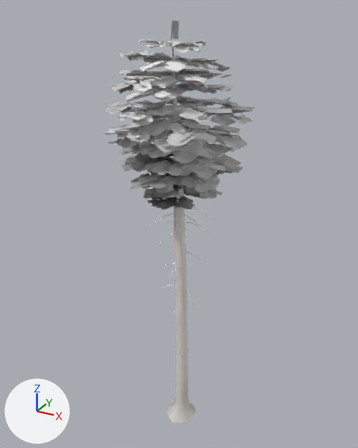
A saved change to the glTF model nuri/public/models/trees/pine_0_lod1.glb.
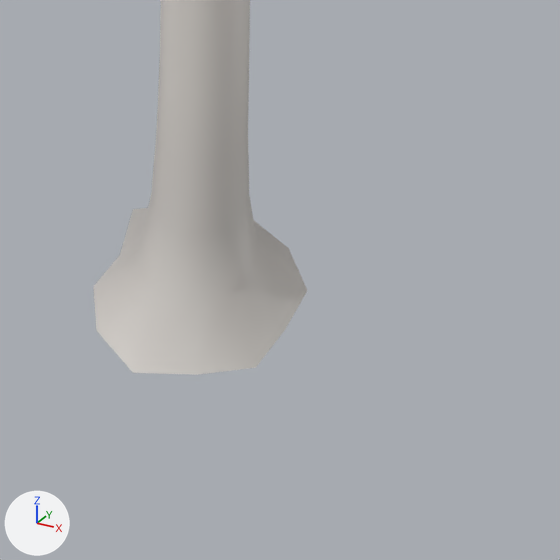
Each version appears first whole from a 50 mm camera at (11.82, -21.74, 23.81) aimed at (-0.48, 0.63, 12.63), and next in a close-up on the part from 43% to 64% of the width and 83% to 100% of the height. Arrows for +X, +Y and +Z are at lower left; the lights stay in place. The last two pictures show the newer version. Vertices at exactly the same position are counted once.

Script lines for the objects in view, before the commit:
```python
me_pine0_bark = bpy.data.meshes.new('pine0_bark')
me_pine0_bark.from_pydata(...)  # 2160 vertices, 3268 faces; spans x -3.4..2.6, y -3.0..2.8, z -0.3..22.7
me_pine0_bark.materials.append(mat_defaultmaterial)
ob_pine0_bark = bpy.data.objects.new('pine0_bark', me_pine0_bark)
ob_pine0_bark.location = (0.0, 0.0, 0.0)
```
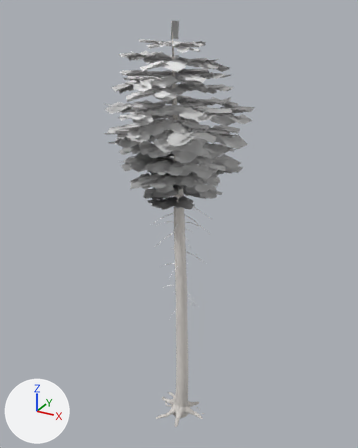
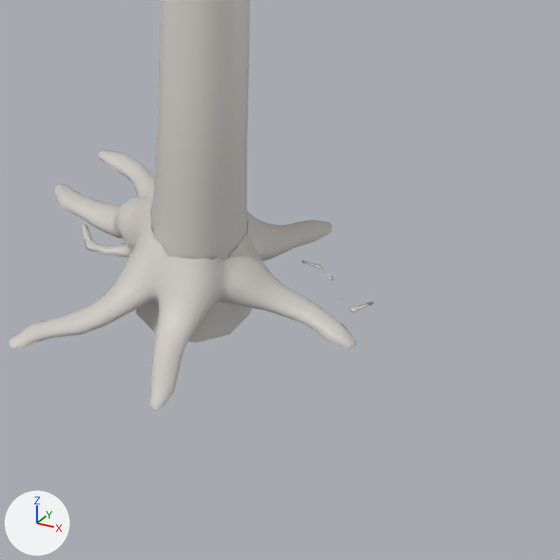
What differs and where, as boxes (x1, y1, x2, y2) in the close-ups (560 x 560 px):
'pine0_bark', reshaped: before (93, 0, 307, 375); after (9, 0, 374, 409)
part 1 of me_pine0_bark, added: after (349, 302, 374, 313)
part 2 of me_pine0_bark, reshaped: before (94, 196, 307, 375); after (9, 150, 356, 409)
part 3 of me_pine0_bark, recoloured: before (93, 221, 288, 364); after (136, 304, 250, 334)

The change, as a diff of the scene's bpy script:
```diff
--- a/nuri/public/models/trees/pine_0_lod1.glb.py
+++ b/nuri/public/models/trees/pine_0_lod1.glb.py
@@ me_pine0_bark @@
 # used by ob_pine0_bark; location = (0.0, 0.0, 0.0)
-me_pine0_bark.from_pydata(...)  # 2160 vertices, 3268 faces; spans x -3.4..2.6, y -3.0..2.8, z -0.3..22.7
+me_pine0_bark.from_pydata(...)  # 3503 vertices, 5510 faces; spans x -3.4..2.6, y -3.0..2.8, z -0.3..22.7
+# me_pine0_bark part 1: a new loose piece of 13 vertices spanning x 1.4..1.6, y 0.2..0.4, z 0.0, in mat_defaultmaterial
+# me_pine0_bark part 2: 21 vertices moved from x -0.9..0.9, y -1.1..1.0, z -0.3..0.2 to x -0.5..0.6, y -0.6..0.6, z -0.3..0.2; 1330 vertices added at x -1.6..1.6, y -1.5..1.1, z -0.1..0.6
+# me_pine0_bark part 3: 4 kept faces spanning x -0.5..0.6, y -0.5..0.6, z -0.3..0.2 get new vertex colours; the middle colour goes from light grey #cfcac6 to light grey #cfcbc6
 me_pine0_bark.materials.append(mat_defaultmaterial)
```
